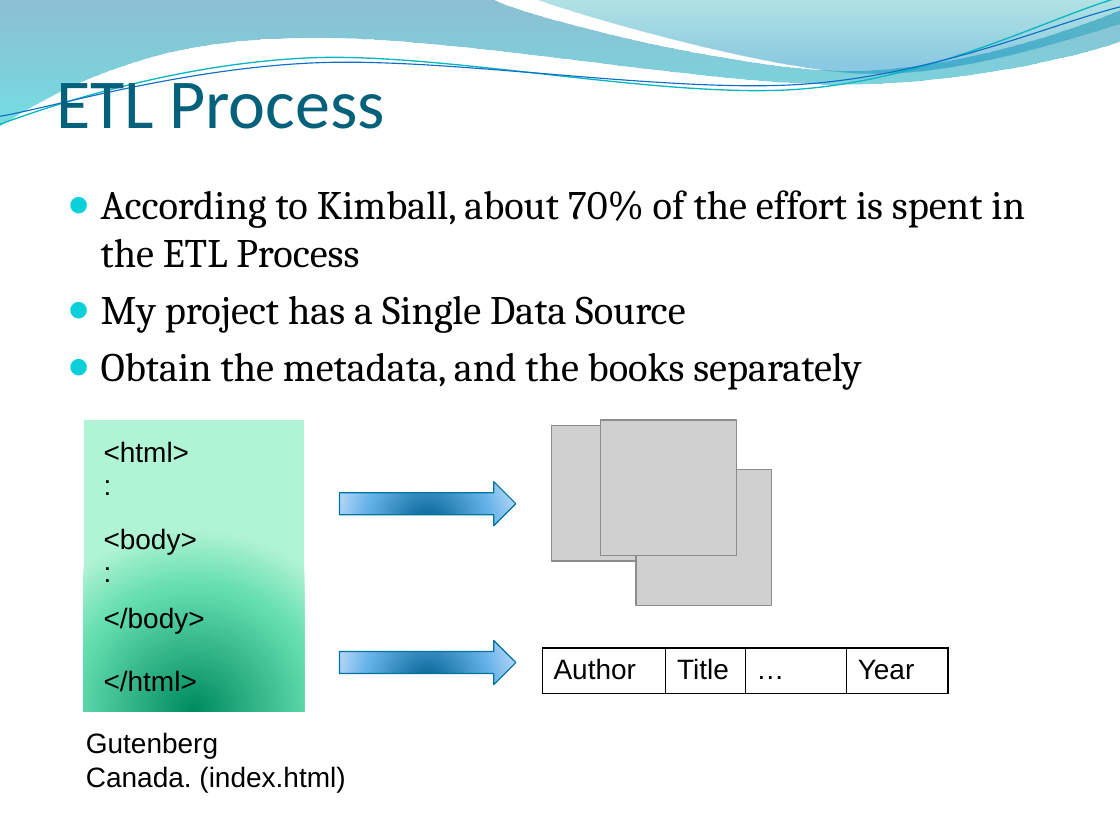
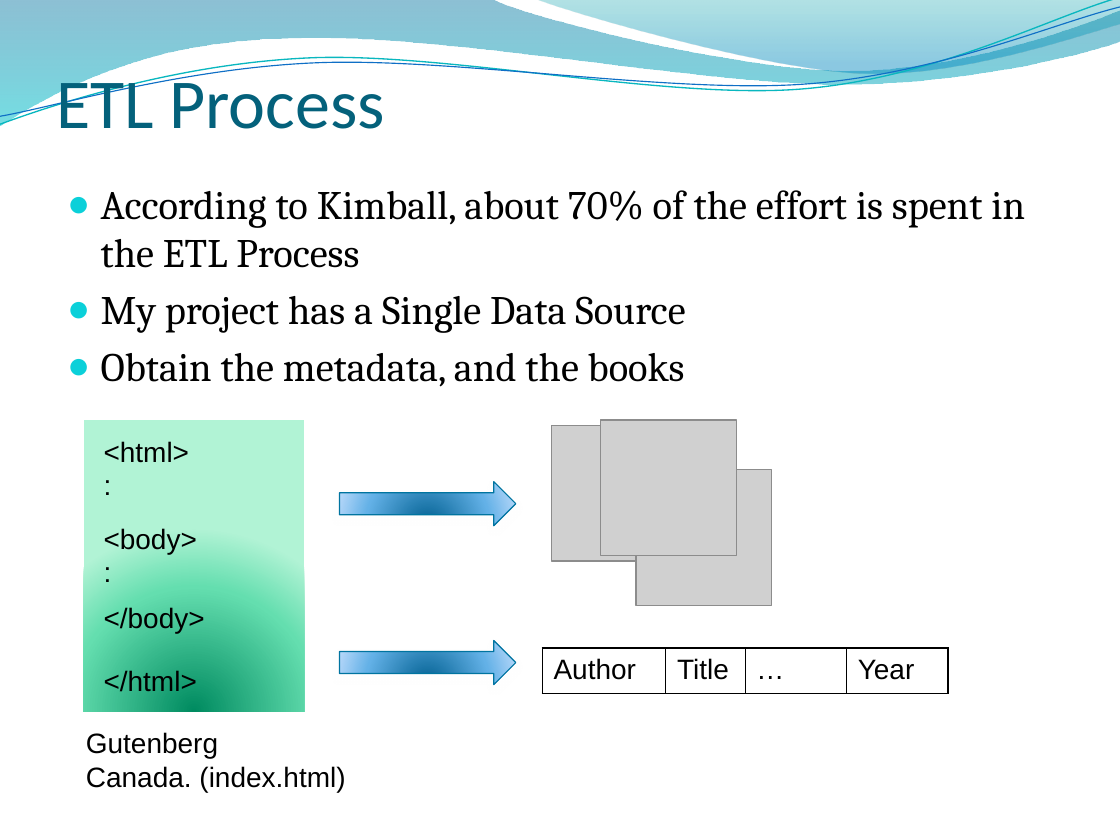
Before and after one commit to edvelezg/unb-dw, a slide deck: slide 9 of project/Presentation/Datawarehousing.pptm. Drawn at 1120x840 pixels with LibreOffice and Linux fonts; fonts in the diff are those of the drawing; grey boxes stand for pictures; background and template pictures are left out. Boxes give left, top, right and bottom in pixels: in the first picture for what was removed or moved away, otherwise in the second. Text is boxed around its words. In the diff, an @@ line names an element or a change of style, - is before the commit and + after.

```diff
--- a/project/Presentation/Datawarehousing.pptm
+++ b/project/Presentation/Datawarehousing.pptm
@@ text at (101,353,685,387): text changed @@
-● Obtain the metadata, and the books separately
+● Obtain the metadata, and the books
```
Also in this commit, not shown: 4 other slides changed.
